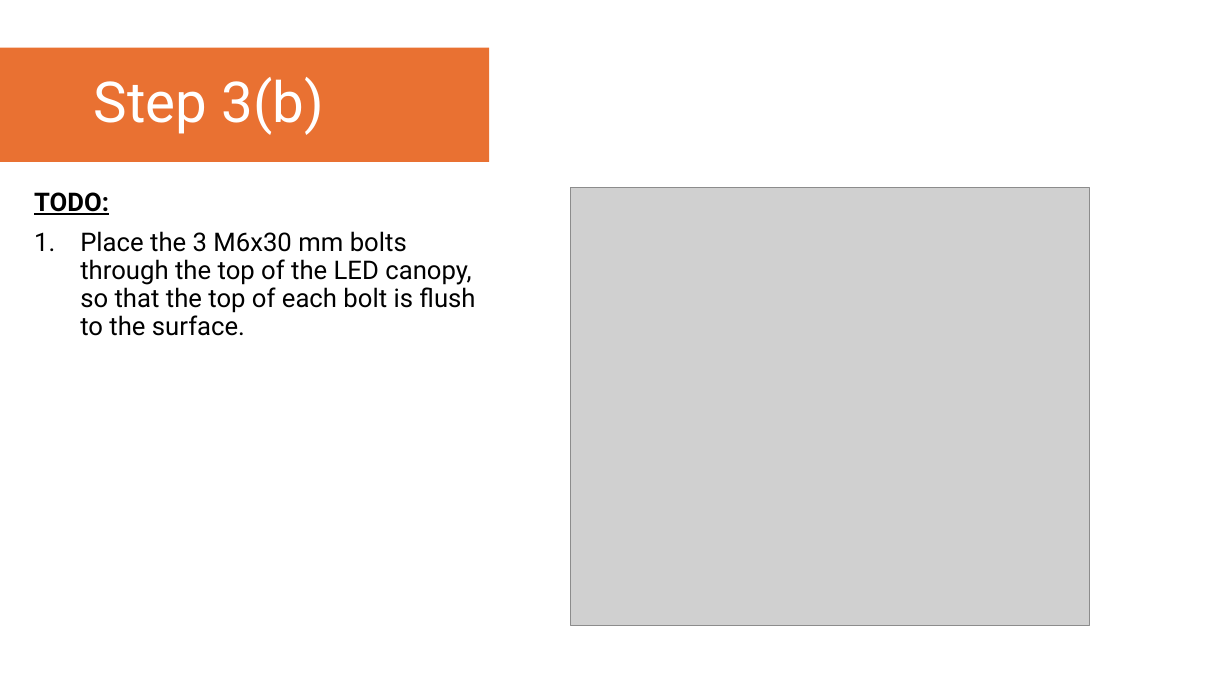
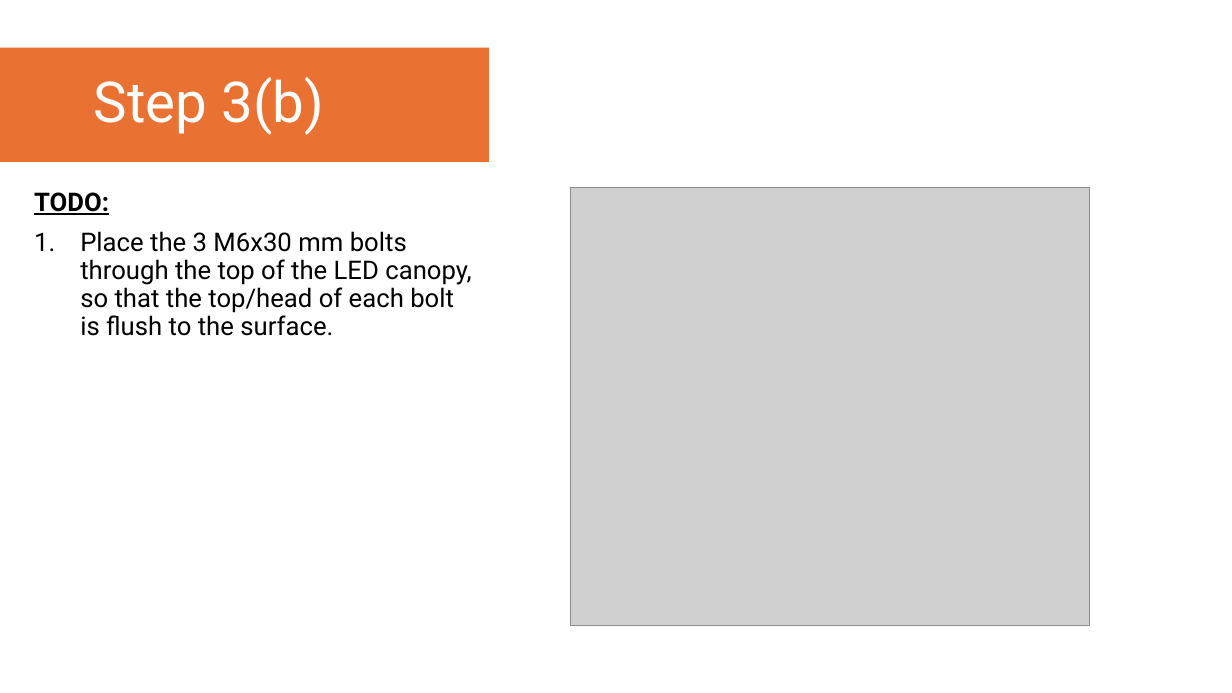
Before and after one commit to YoItsLewis/Open-Fourier-Ptychographic-Microscopy, a slide deck: slide 11 of Assembly Instructions/OpenFPM - Illuminator Assembly Instructions.pptx (slide 12 before the commit). Drawn at 1232x693 pixels with LibreOffice and Linux fonts; fonts in the diff are those of the drawing; grey boxes stand for pictures. Boxes give left, top, right and bottom in pixels: in the first picture for what was removed or moved away, otherwise in the second. Text is boxed around its words. In the diff, an @@ line names an element or a change of style, - is before the commit and + after.

```diff
--- a/Assembly Instructions/OpenFPM - Illuminator Assembly Instructions.pptx
+++ b/Assembly Instructions/OpenFPM - Illuminator Assembly Instructions.pptx
@@ text at <box>80,231,471,336</box>: text changed @@
-1. Place the 3 M6x30 mm bolts through the top of the LED canopy, so that the top of each bolt is flush to the surface.
+1. Place the 3 M6x30 mm bolts through the top of the LED canopy, so that the top/head of each bolt is flush to the surface.
```
Also in this commit, not shown: 20 other slides changed, 3 slides removed, 31 other files.
